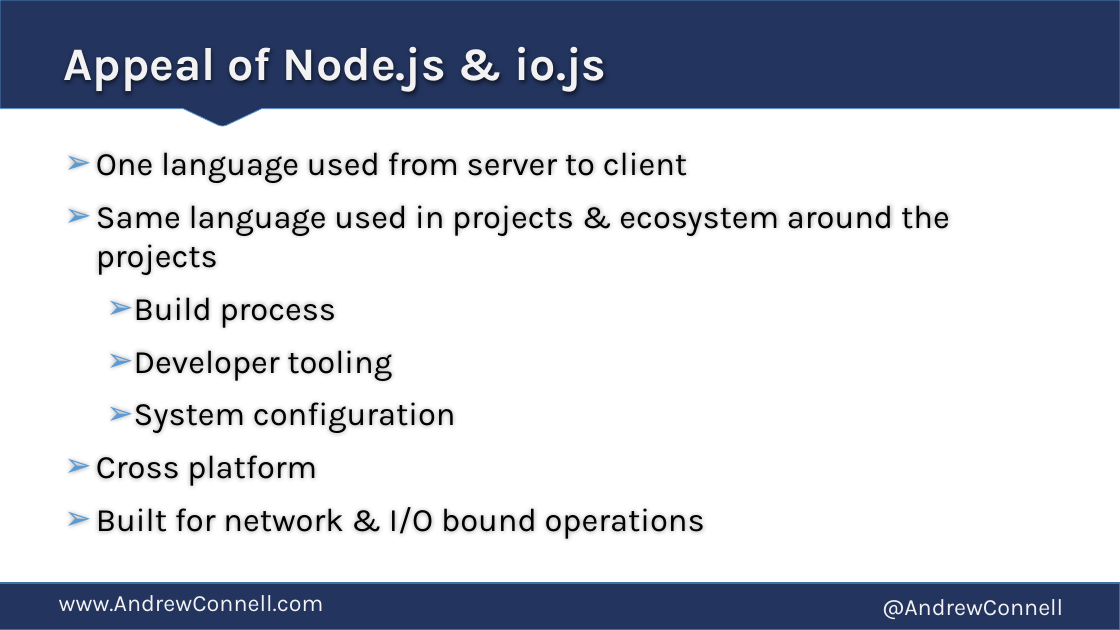
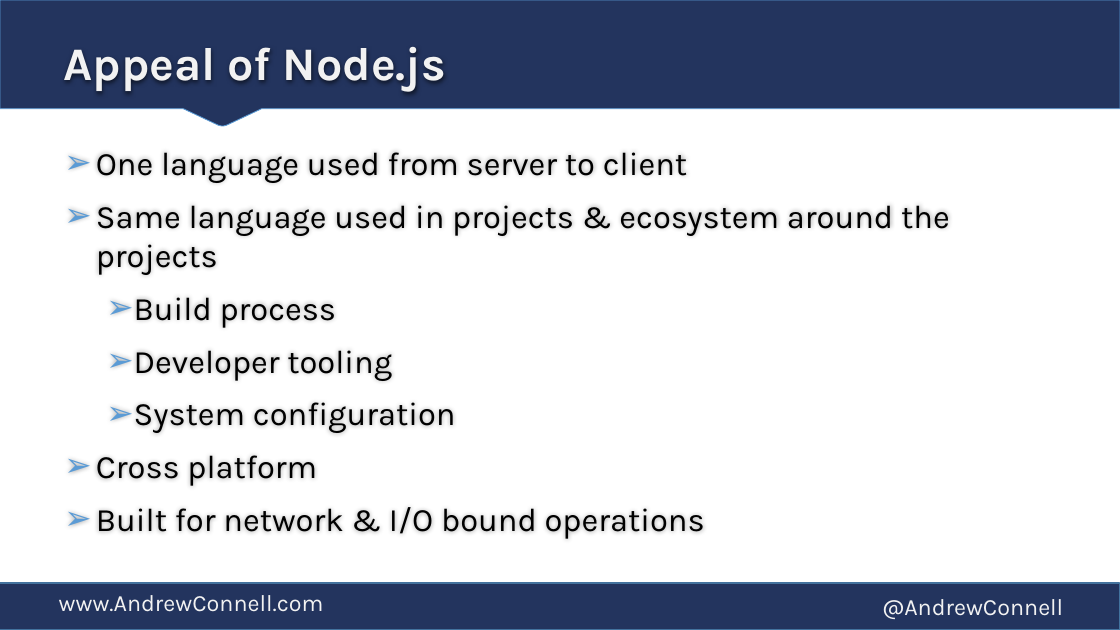
Before and after one commit to andrewconnell/pres-o365-node, a slide deck: slide 8 of pres-nodeintro-o365sp-dev.pptx (slide 10 before the commit). Drawn at 1120x630 pixels with LibreOffice and Linux fonts; fonts in the diff are those of the drawing. Boxes give left, top, right and bottom in pixels: in the first picture for what was removed or moved away, otherwise in the second. Text is boxed around its words. In the diff, an @@ line names an element or a change of style, - is before the commit and + after.

```diff
--- a/pres-nodeintro-o365sp-dev.pptx
+++ b/pres-nodeintro-o365sp-dev.pptx
@@ title at [64, 47, 446, 92]: text changed @@
-Appeal of Node.js & io.js
+Appeal of Node.js
```
Also in this commit, not shown: 1 other slide changed, 2 slides removed.
